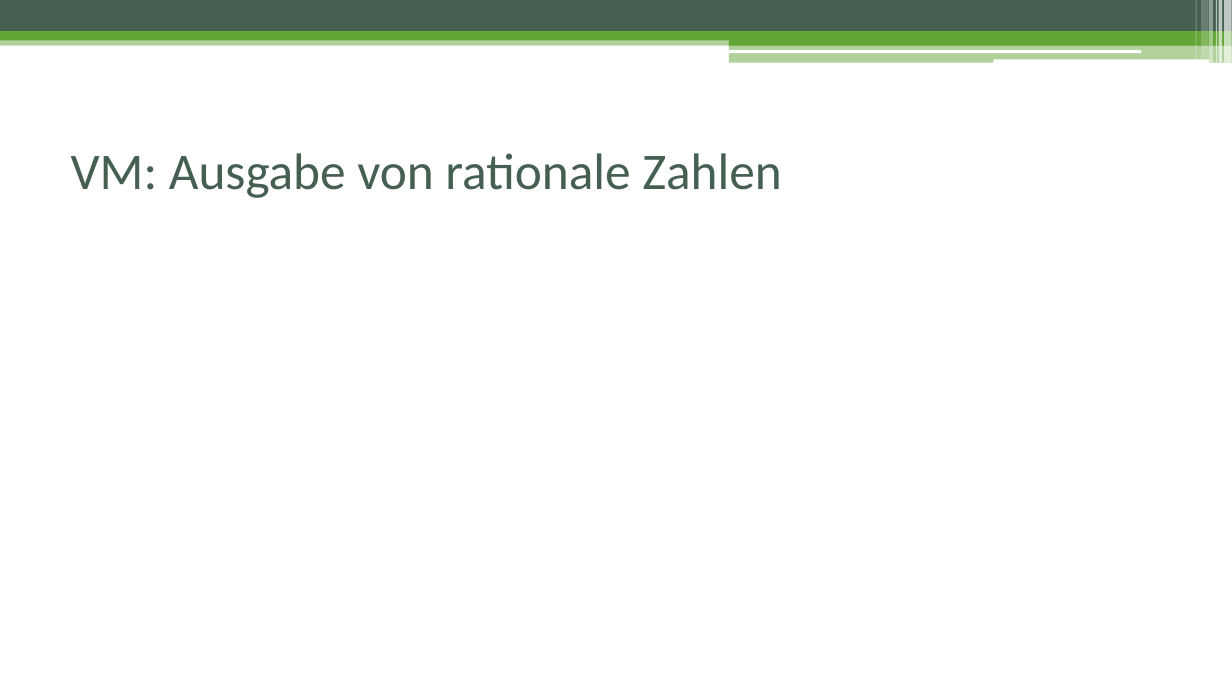
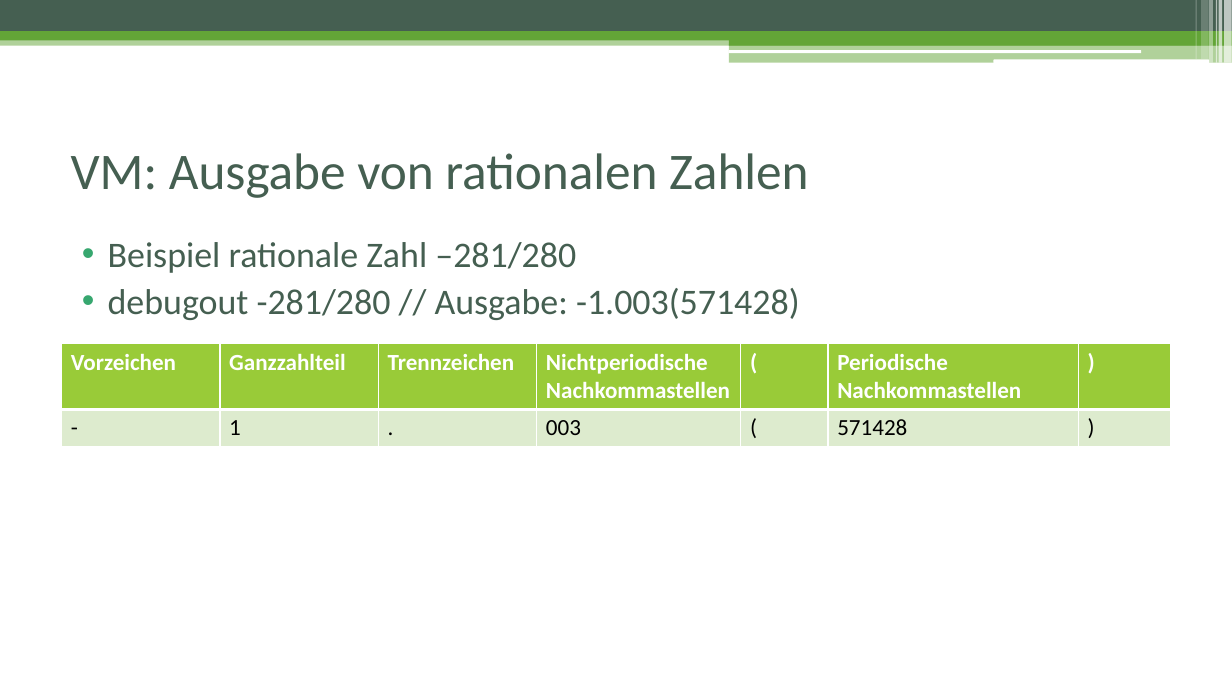
Before and after one commit to cguedel/fhnw-cpib, a slide deck: slide 9 of docs/Präsentation_Schlussbericht.pptx. Drawn at 1232x693 pixels with LibreOffice and Linux fonts; fonts in the diff are those of the drawing. Boxes give left, top, right and bottom in pixels: in the first picture for what was removed or moved away, otherwise in the second. Text is boxed around its words. In the diff, an @@ line names an element or a change of style, - is before the commit and + after.

Commit message:
präsentation slide gemacht / kommentar pfad angepasst

```diff
--- a/docs/Präsentation_Schlussbericht.pptx
+++ b/docs/Präsentation_Schlussbericht.pptx
@@ title at [71,153,808,198]: text changed @@
-VM: Ausgabe von rationale Zahlen
+VM: Ausgabe von rationalen Zahlen
@@ text added at [108,242,800,320], 28 pt, text #455F51 @@
+• Beispiel rationale Zahl –281/280
+• debugout -281/280 // Ausgabe: -1.003(571428)
@@ table added at [62,344,1169,446], 2 rows, 7 columns @@
+Vorzeichen | Ganzzahlteil | Trennzeichen | Nichtperiodische Nachkommastellen | ( | Periodische Nachkommastellen | )
+- | 1 | . | 003 | ( | 571428 | )
```
Also in this commit, not shown: 1 other file.
